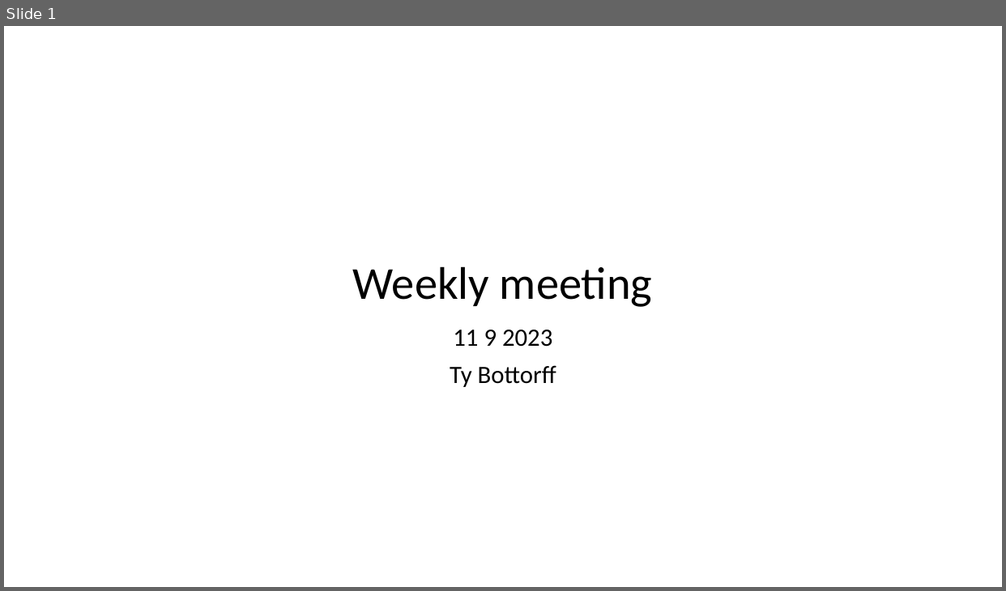
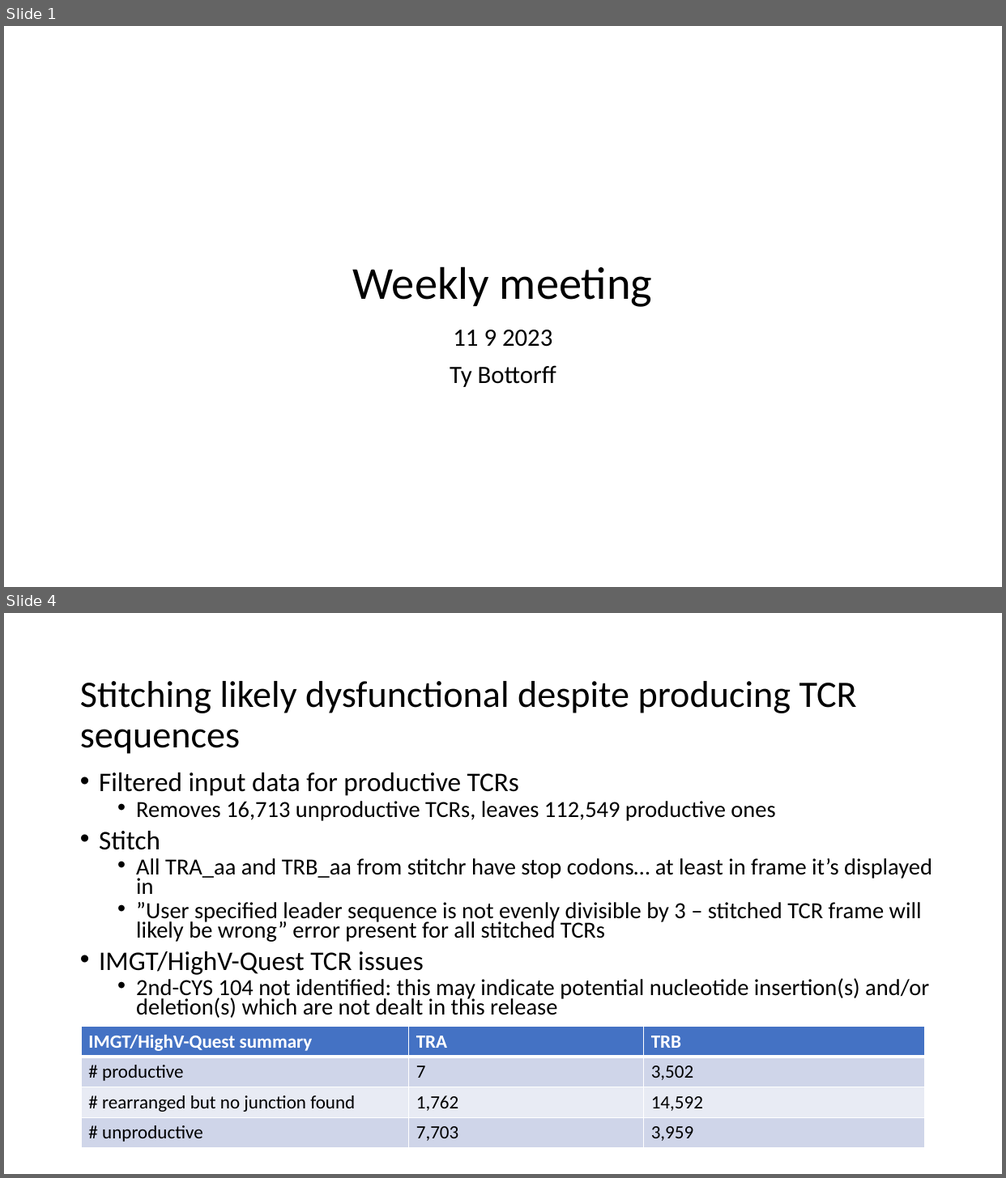
Before and after one commit to tybottorff/bottorffdocs, a slide deck: linsley_postdoc/presentations/weekly_meetings/11_9_23.pptx. Shown one above the other, each under a label of ours: slide 1 before the commit, slides 1 and 4 after it; the slides between them are not shown. The pictures are 1006x591 and 1006x1178 pixels, drawn with LibreOffice and Linux fonts; fonts in the diff are those of the drawing. Boxes give left, top, right and bottom in pixels: in the first picture for what was removed or moved away, otherwise in the second. Text is boxed around its words. In the diff, an @@ line names an element or a change of style, - is before the commit and + after.

```diff
--- a/linsley_postdoc/presentations/weekly_meetings/11_9_23.pptx
+++ b/linsley_postdoc/presentations/weekly_meetings/11_9_23.pptx
@@ slide 4 added at box(4, 613, 1002, 1174), background #FFFFFF @@
@@ title added at box(80, 681, 857, 754), 36 pt, text #000000 @@
+Stitching likely dysfunctional despite producing TCR sequences
@@ text added at box(99, 773, 932, 1018), 22.2 pt, text #000000 @@
+• Filtered input data for productive TCRs
+  • Removes 16,713 unproductive TCRs, leaves 112,549 productive ones
+• Stitch
+  • All TRA_aa and TRB_aa from stitchr have stop codons… at least in frame it’s displayed in
+  • ”User specified leader sequence is not evenly divisible by 3 – stitched TCR frame will likely be wrong” error present for all stitched TCRs
+• IMGT/HighV-Quest TCR issues
+  • 2nd-CYS 104 not identified: this may indicate potential nucleotide insertion(s) and/or deletion(s) which are not dealt in this release
@@ table added at box(81, 1027, 926, 1148), 4 rows, 3 columns @@
+IMGT/HighV-Quest summary | TRA | TRB
+# productive | 7 | 3,502
+# rearranged but no junction found | 1,762 | 14,592
+# unproductive | 7,703 | 3,959
```
Also in this commit, not shown: 2 slides changed.
